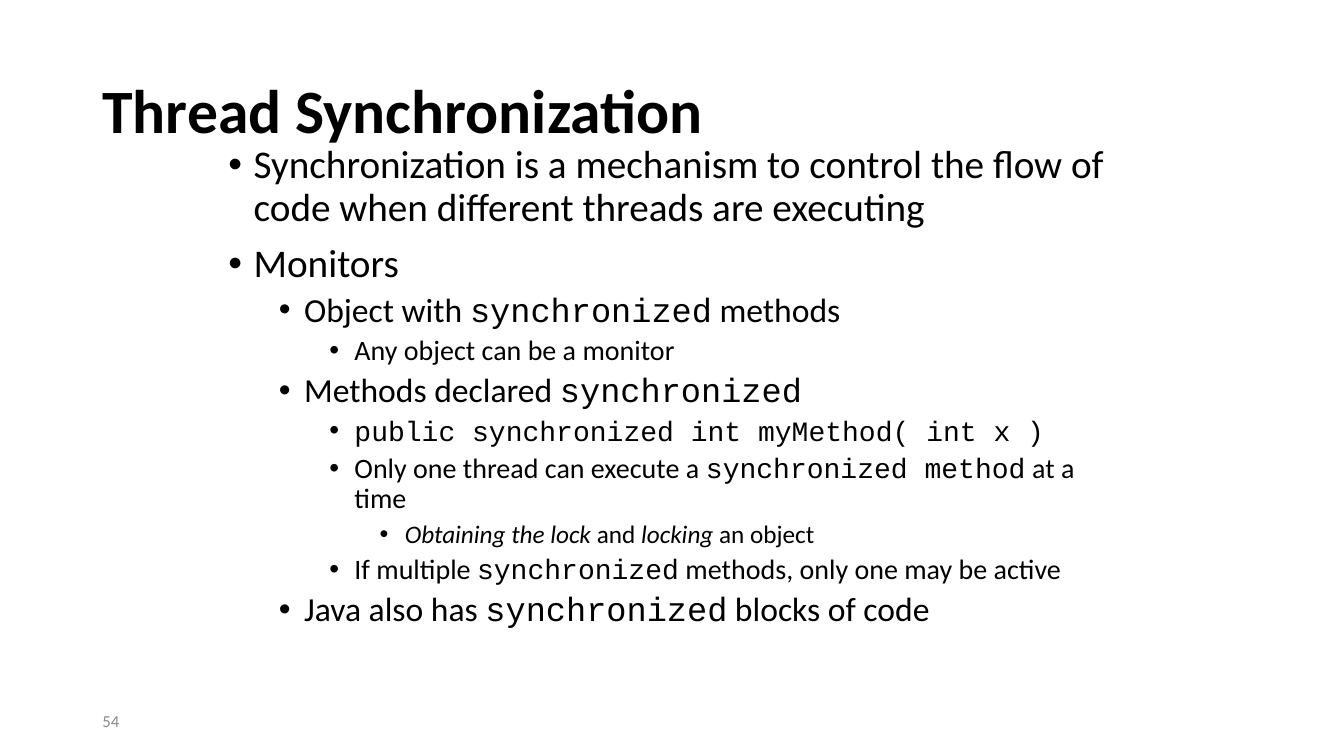
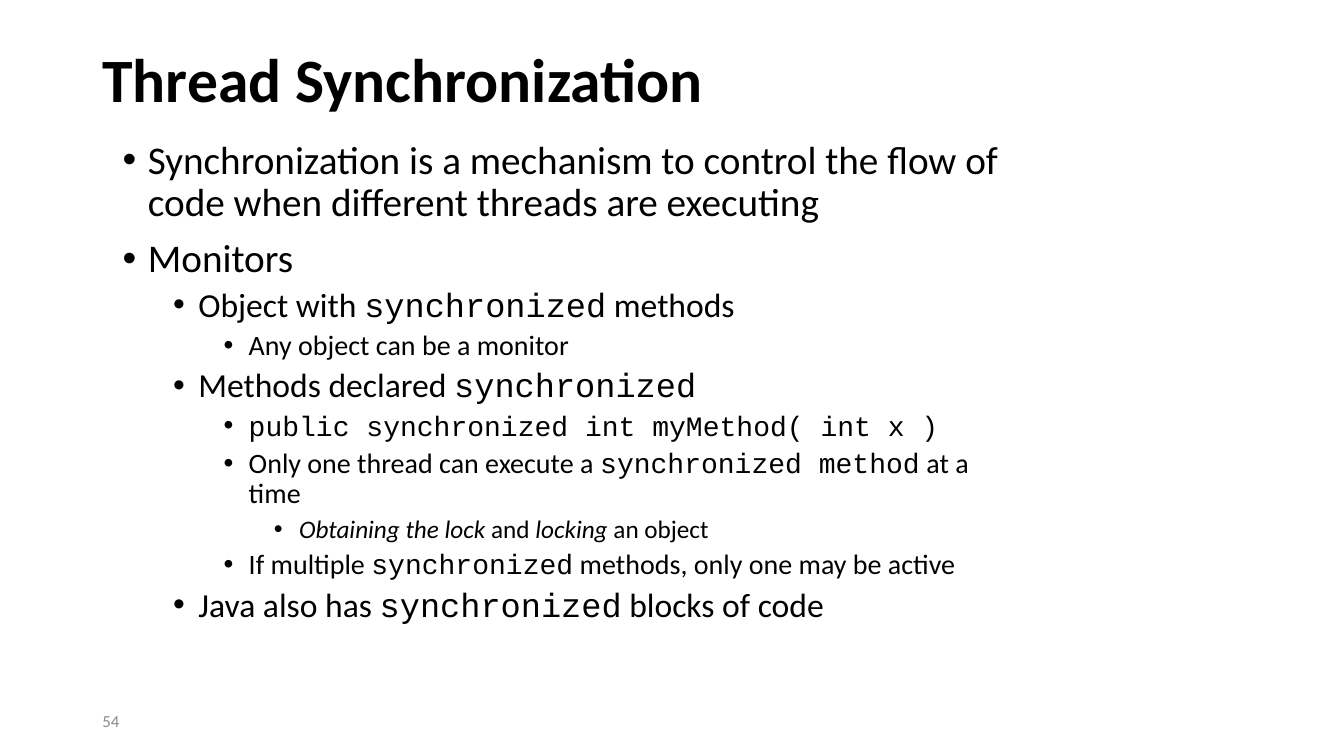
Before and after one commit to sivadosapati/NEUSep16, a slide deck: slide 54 of notes/Java Presentation.pptx. Drawn at 1344x756 pixels with LibreOffice and Linux fonts; fonts in the diff are those of the drawing. Boxes give left, top, right and bottom in pixels: in the first picture for what was removed or moved away, otherwise in the second. Text is boxed around its words. In the diff, an @@ line names an element or a change of style, - is before the commit and + after.

```diff
--- a/notes/Java Presentation.pptx
+++ b/notes/Java Presentation.pptx
@@ title "Thread Synchronization": place and size @@
-title "Thread Synchronization" at box(102, 89, 702, 143)
+title "Thread Synchronization" at box(102, 58, 702, 112)
@@ text "Synchronization is a mechanism to ...": place and size @@
-text "Synchronization is a mechanism to ..." at box(254, 150, 1104, 628)
+text "Synchronization is a mechanism to ..." at box(148, 146, 998, 624)
```
Also in this commit, not shown: 4 other slides changed, 2 slides removed.
